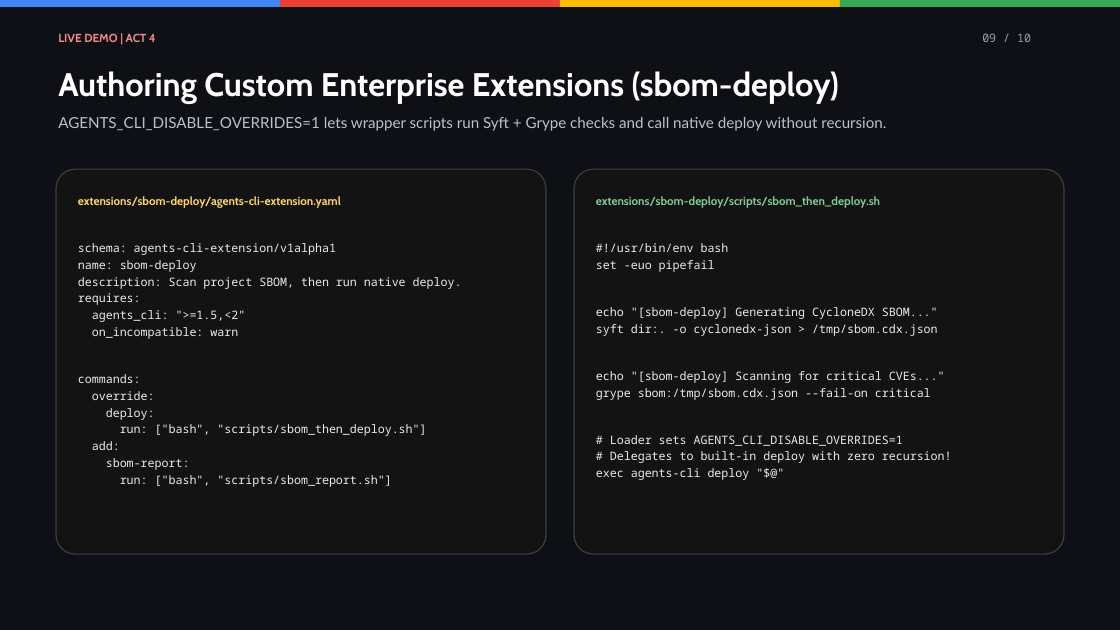
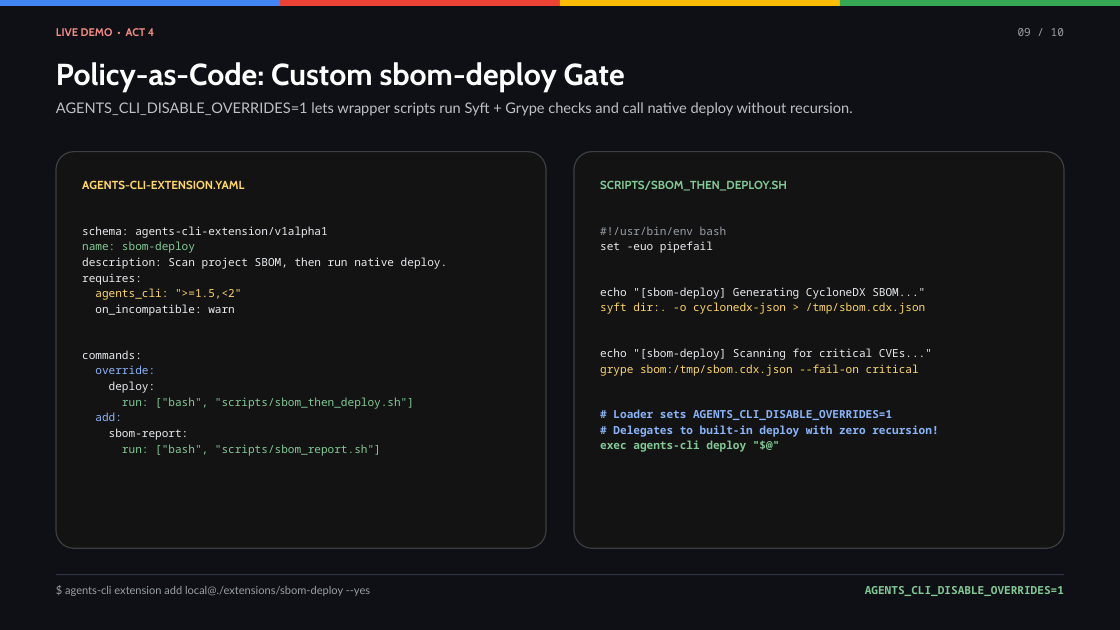
Before and after one commit to sanketbisne/scalfod-langgraph-agentscli, a slide deck: slide 9 of docs/Cloud_Next_27_Agents_CLI_LangGraph.pptx. Drawn at 1120x630 pixels with LibreOffice and Linux fonts; fonts in the diff are those of the drawing. Boxes give left, top, right and bottom in pixels: in the first picture for what was removed or moved away, otherwise in the second. Text is boxed around its words. In the diff, an @@ line names an element or a change of style, - is before the commit and + after.

Commit message:
docs: achieve 1-to-1 visual parity between HTML deck, PPTX, and Google Slides Apps Script

```diff
--- a/docs/Cloud_Next_27_Agents_CLI_LangGraph.pptx
+++ b/docs/Cloud_Next_27_Agents_CLI_LangGraph.pptx
@@ text at box(56, 28, 154, 36): text changed; size 10 to 9.5 pt @@
-LIVE DEMO | ACT 4
+LIVE DEMO • ACT 4
@@ text "09 / 10": place and size @@
-text "09 / 10" at box(982, 33, 1031, 42)
+text "09 / 10" at box(1018, 28, 1064, 36)
@@ text "09 / 10" at box(1018, 28, 1064, 36): size 10 to 9.5 pt; alignment left to right; line spacing 1.2 to 1.18 @@
@@ text at box(56, 62, 625, 93): text changed; size 28 to 26 pt @@
-Authoring Custom Enterprise Extensions (sbom-deploy)
+Policy-as-Code: Custom sbom-deploy Gate
@@ text "AGENTS_CLI_DISABLE_OVERRIDES=1 lets wrapper scripts run ...": place and size @@
-text "AGENTS_CLI_DISABLE_OVERRIDES=1 lets wrapper scripts run ..." at box(58, 117, 886, 131)
+text "AGENTS_CLI_DISABLE_OVERRIDES=1 lets wrapper scripts run ..." at box(56, 102, 853, 116)
@@ text "AGENTS_CLI_DISABLE_OVERRIDES=1 lets wrapper scripts run ..." at box(56, 102, 853, 116): size 13 to 12.5 pt; line spacing 1.2 to 1.18 @@
@@ rounded rectangle "AGENTS-CLI-EXTENSION.YAML" at box(56, 152, 546, 549): proportions changed @@
@@ rounded rectangle "AGENTS-CLI-EXTENSION.YAML": place and size @@
-rounded rectangle "AGENTS-CLI-EXTENSION.YAML" at box(56, 169, 546, 554)
+rounded rectangle "AGENTS-CLI-EXTENSION.YAML" at box(56, 152, 546, 549)
@@ rounded rectangle "SCRIPTS/SBOM_THEN_DEPLOY.SH": place and size @@
-rounded rectangle "SCRIPTS/SBOM_THEN_DEPLOY.SH" at box(574, 169, 1064, 554)
+rounded rectangle "SCRIPTS/SBOM_THEN_DEPLOY.SH" at box(574, 152, 1064, 549)
@@ rounded rectangle "SCRIPTS/SBOM_THEN_DEPLOY.SH" at box(574, 152, 1064, 549): proportions changed @@
@@ text in rounded rectangle at box(82, 180, 244, 189): text changed @@
-extensions/sbom-deploy/agents-cli-extension.yaml
+AGENTS-CLI-EXTENSION.YAML
@@ text in rounded rectangle at box(600, 180, 787, 191): text changed @@
-extensions/sbom-deploy/scripts/sbom_then_deploy.sh
+SCRIPTS/SBOM_THEN_DEPLOY.SH
@@ text in rounded rectangle at box(82, 226, 447, 456): size 10 to 9.5 pt; text colour #E8EAED to #81C995 in "name: sbom-deploy", "run: ["bash", "scripts/sbom_then_deploy.sh"]", "run: ["bash", "scripts/sbom_report.sh"]"; text colour #E8EAED to #FDD663 in "agents_cli: ">=1.5,<2""; text colour #E8EAED to #8AB4F8 in "override:", "add:"; line spacing 1.2 to 1.18 @@
@@ text in rounded rectangle at box(600, 226, 938, 452): size 10 to 9.5 pt; text colour #E8EAED to #9AA0A6 in "#!/usr/bin/env bash"; text colour #E8EAED to #FDD663 in "syft dir:. -o cyclonedx-json > /tmp/sbom.cdx.json", "grype sbom:/tmp/sbom.cdx.json --fail-on critical"; text colour #E8EAED to #8AB4F8 in "# Loader sets AGENTS_CLI_DISABLE_OVERRIDES=1", "# Delegates to built-in deploy with zero ..."; bold on in "# Loader sets AGENTS_CLI_DISABLE_OVERRIDES=1", "# Delegates to built-in deploy with zero ...", "exec agents-cli deploy "$@""; text colour #E8EAED to #81C995 in "exec agents-cli deploy "$@""; line spacing 1.2 to 1.18 @@
@@ rectangle added at box(56, 574, 1065, 575), fill #2D3343 @@
@@ text added at box(65, 586, 370, 596), 9.5 pt, text #9AA0A6 @@
+$ agents-cli extension add local@./extensions/sbom-deploy --yes
@@ text added at box(865, 586, 1064, 596), 9.5 pt, text #81C995, bold @@
+AGENTS_CLI_DISABLE_OVERRIDES=1
```
Also in this commit, not shown: 9 other slides changed, 2 other files.
